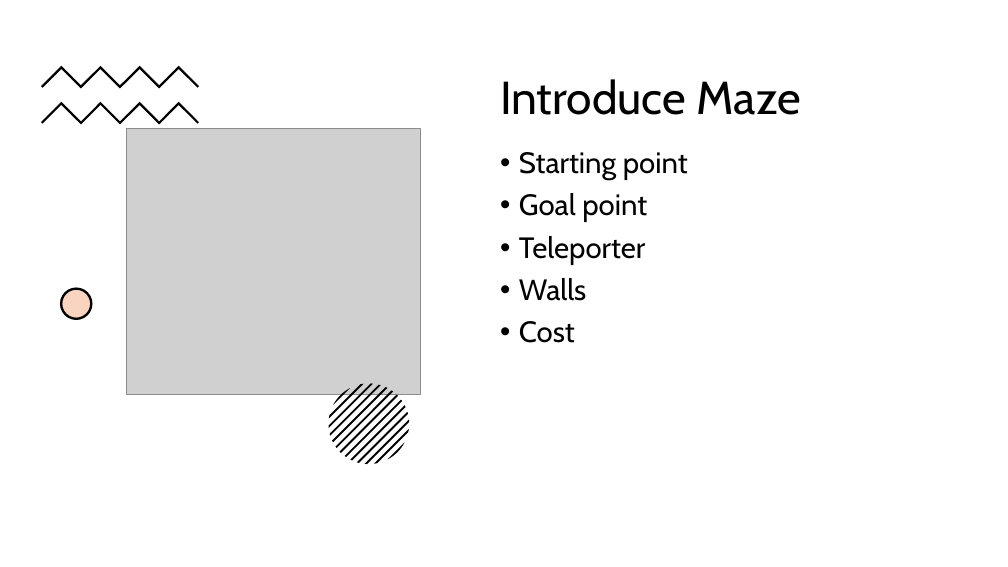
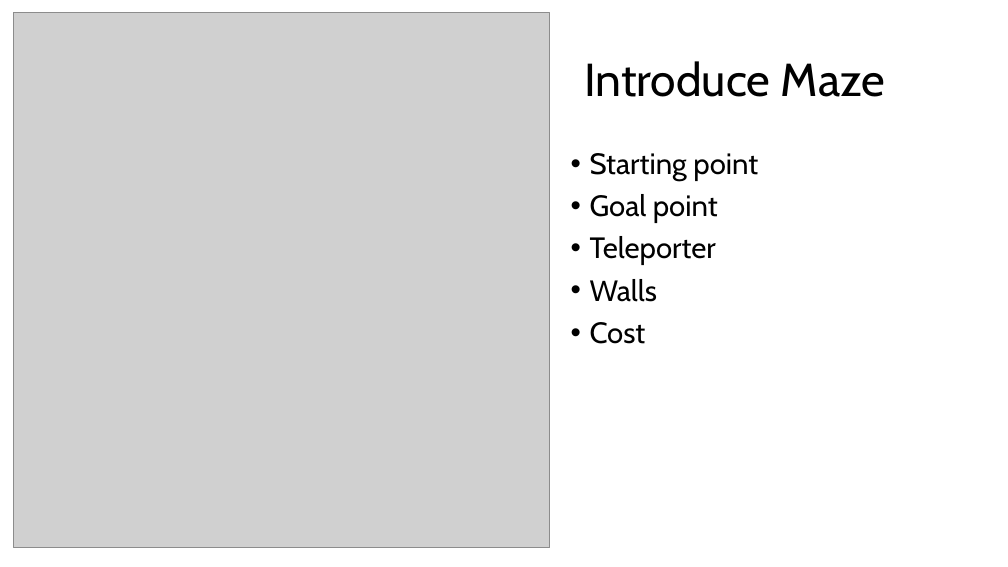
Before and after one commit to Trangvu801/finalprojectCOMP364, a slide deck: slide 2 of MAZE GENERATOR.pptx. Drawn at 1008x567 pixels with LibreOffice and Linux fonts; fonts in the diff are those of the drawing; grey boxes stand for pictures. Boxes give left, top, right and bottom in pixels: in the first picture for what was removed or moved away, otherwise in the second. Text is boxed around its words. In the diff, an @@ line names an element or a change of style, - is before the commit and + after.

```diff
--- a/MAZE GENERATOR.pptx
+++ b/MAZE GENERATOR.pptx
@@ picture added at bbox=[14, 13, 550, 548] @@
@@ title "Introduce Maze": place and size @@
-title "Introduce Maze" at bbox=[500, 79, 801, 115]
+title "Introduce Maze" at bbox=[584, 61, 885, 97]
@@ freeform shape removed at bbox=[41, 66, 199, 88] @@
@@ freeform shape removed at bbox=[41, 102, 199, 125] @@
@@ picture removed at bbox=[126, 129, 420, 395] @@
@@ text "Starting point": place and size @@
-text "Starting point" at bbox=[519, 152, 688, 343]
+text "Starting point" at bbox=[590, 153, 758, 344]
@@ ellipse removed at bbox=[61, 289, 91, 319] @@
@@ ellipse removed at bbox=[61, 289, 91, 319] @@
@@ group removed at bbox=[329, 383, 409, 464]: 13 freeform shapes @@
```
Also in this commit, not shown: 1 other slide changed, 1 slide added, 4 other files.
